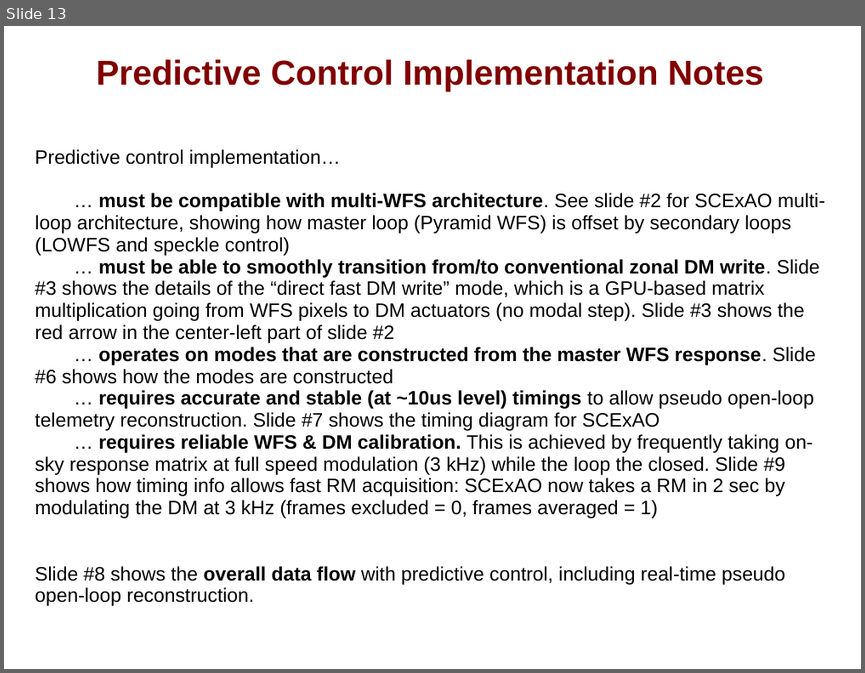
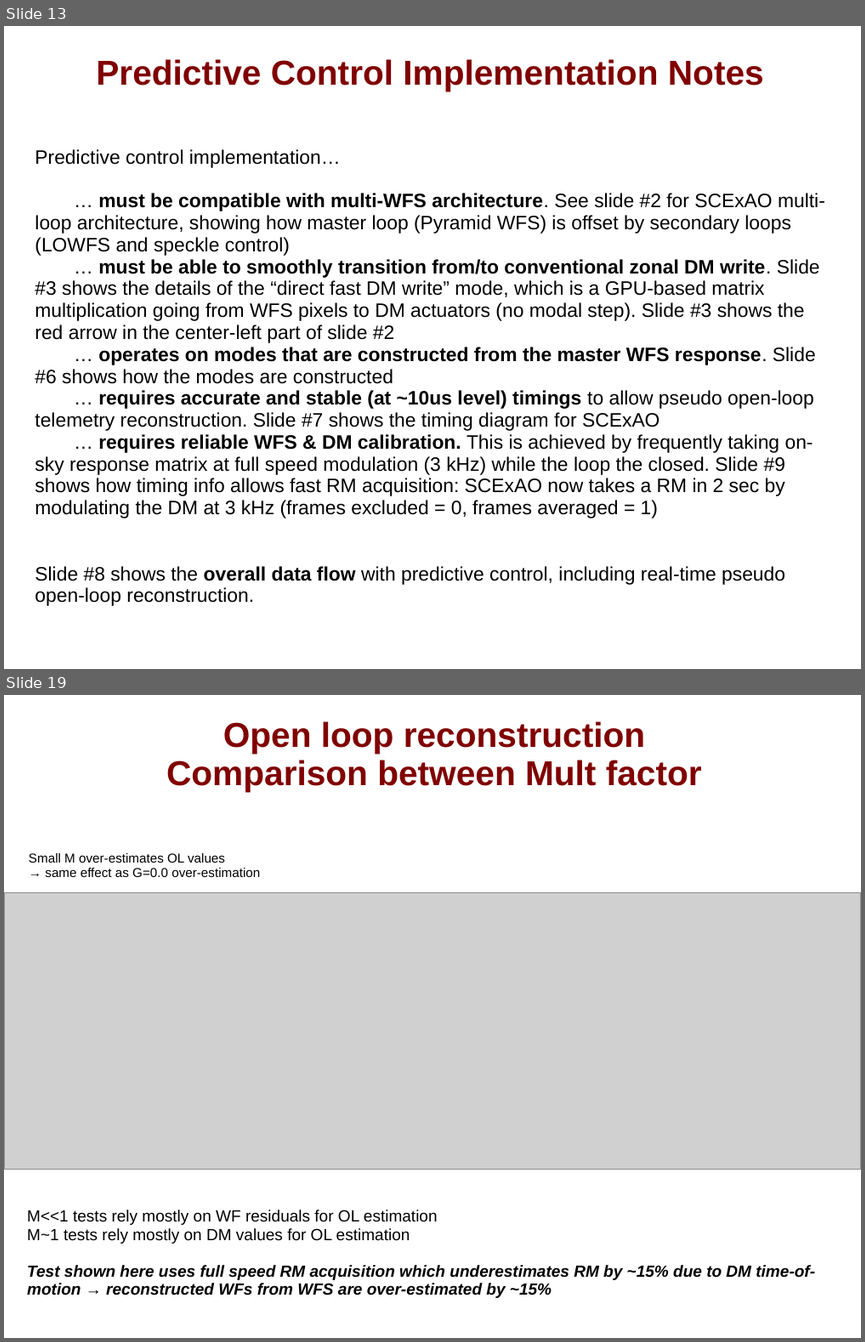
Before and after one commit to oguyon/Cfits, a slide deck: src/AOloopControl/doc/AOloopControl_figs.ppt. Shown one above the other, each under a label of ours: slide 13 before the commit, slides 13 and 19 after it; the slides between them are not shown. The pictures are 865x673 and 865x1342 pixels, drawn with LibreOffice and Linux fonts; fonts in the diff are those of the drawing; grey boxes stand for pictures. Boxes give left, top, right and bottom in pixels: in the first picture for what was removed or moved away, otherwise in the second. Text is boxed around its words. In the diff, an @@ line names an element or a change of style, - is before the commit and + after.

```diff
--- a/src/AOloopControl/doc/AOloopControl_figs.ppt
+++ b/src/AOloopControl/doc/AOloopControl_figs.ppt
@@ slide 19 added at bbox=[4, 695, 861, 1338], background #FFFFFF @@
@@ title added at bbox=[166, 721, 702, 792], 32 pt, text #800000, bold @@
+Open loop reconstruction
+Comparison between Mult factor
@@ text added at bbox=[29, 853, 260, 877], 12 pt, text #000000 @@
+Small M over-estimates OL values
+→ same effect as G=0.0 over-estimation
@@ picture added at bbox=[4, 892, 861, 1169] @@
@@ text added at bbox=[27, 1209, 815, 1298], 15 pt, text #000000, bold, italic @@
+M<<1 tests rely mostly on WF residuals for OL estimation
+M~1 tests rely mostly on DM values for OL estimation
+Test shown here uses full speed RM acquisition which underestimates RM by ~15% due to DM time-of-motion → reconstructed WFs from WFS are over-estimated by ~15%
```
Also in this commit, not shown: 1 slide changed, 5 other slides added, 1 slide removed, 4 other files.
